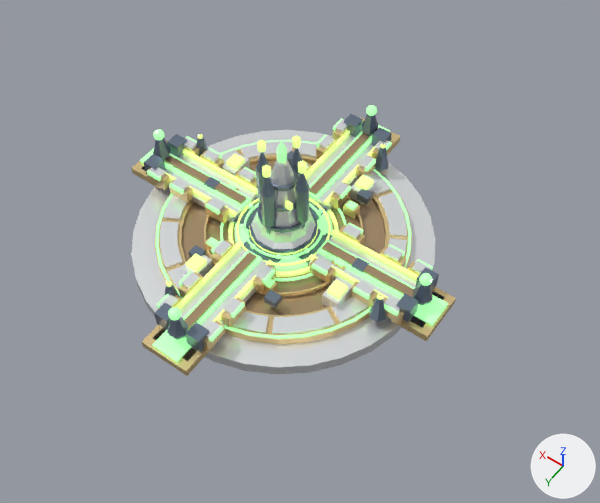
The glTF model public/assets/v53/models/base_jupiter.glb, before and after one commit.
The view is the same before and after, from a 50 mm lens placed at (-10.23, 13.42, 20.77), pointed at (-1.41, 1.08, 1.39). The axes (+X, +Y, +Z) are drawn at lower right. The lights are the same throughout. The older version comes first. Where no turn or scale is listed for an object, it has been applied to the vertices. Vertices at exactly the same position are counted once.

The older version as bpy lines, for what is in view:
```python
ob_material_brass = bpy.data.objects.new('MATERIAL_brass', me_material_brass)
ob_material_brass.location = (0.0, 0.0, 0.0)
ob_material_gold = bpy.data.objects.new('MATERIAL_gold', me_material_gold)
ob_material_gold.location = (0.0, 0.0, 0.0)
ob_material_green = bpy.data.objects.new('MATERIAL_green', me_material_green)
ob_material_green.location = (0.0, 0.0, 0.0)
ob_material_gunmetal = bpy.data.objects.new('MATERIAL_gunmetal', me_material_gunmetal)
ob_material_gunmetal.location = (0.0, 0.0, 0.0)
ob_material_ivory = bpy.data.objects.new('MATERIAL_ivory', me_material_ivory)
ob_material_ivory.location = (0.0, 0.0, 0.0)
ob_material_lime = bpy.data.objects.new('MATERIAL_lime', me_material_lime)
ob_material_lime.location = (0.0, 0.0, 0.0)
```
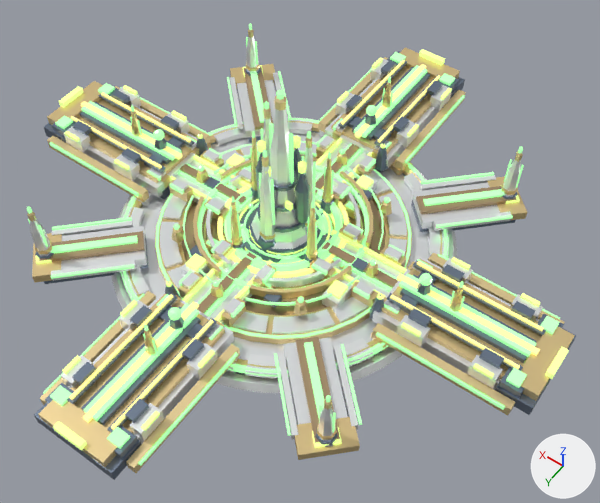
Edits to the bpy script that builds the scene:
```text
Change me_material_brass:
    remove me_material_brass.from_pydata(...)  # 100 vertices, 180 faces; spans x -4.98..4.98, y -4.98..4.98, z -0.09..0.73
    add me_material_brass.from_pydata(...)  # 132 vertices, 228 faces; spans x -5.55..5.55, y -5.55..5.55, z -0.09..0.75
    me_material_brass part 1
    16 vertices are added at x -5.55..5.55, y -5.55..5.55, z 0.62
    16 new vertices lie (0.0, 0.0, 0.13) away from vertices in x -5.55..5.55, y -5.55..5.55, z 0.62
    48 new faces join them
Remove ob_material_gunmetal:
    ob_material_gunmetal = bpy.data.objects.new('MATERIAL_gunmetal', me_material_gunmetal)
Remove ob_material_ivory:
    ob_material_ivory = bpy.data.objects.new('MATERIAL_ivory', me_material_ivory)
Remove ob_material_gold:
    ob_material_gold = bpy.data.objects.new('MATERIAL_gold', me_material_gold)
Remove ob_material_green:
    ob_material_green = bpy.data.objects.new('MATERIAL_green', me_material_green)
Remove ob_material_lime:
    ob_material_lime = bpy.data.objects.new('MATERIAL_lime', me_material_lime)
Add ob_lod_golden_08:
    ob_lod_golden_08 = bpy.data.objects.new('LOD_golden_08', me_lod_golden_08)  # 396 vertices, 744 faces; spans x -8.6..8.6, y -8.6..8.6, z 0.5..1.2; in mat_golden (yellow #fff295, glowing yellow #ddd180)
    ob_lod_golden_08.location = (0.0, 0.0, 0.0)
Add ob_lod_warm_gold_07:
    ob_lod_warm_gold_07 = bpy.data.objects.new('LOD_warm_gold_07', me_lod_warm_gold_07)  # 288 vertices, 480 faces; spans x -8.8..8.8, y -8.8..8.8, z 0.3..5.9; in mat_warm_gold (beige #fce3a8)
    ob_lod_warm_gold_07.location = (0.0, 0.0, 0.0)
Add ob_lod_white_06:
    ob_lod_white_06 = bpy.data.objects.new('LOD_white_06', me_lod_white_06)  # 968 vertices, 1792 faces; spans x -8.8..8.8, y -8.8..8.8, z -0.4..5.7; in mat_white (white #fbfcfe)
    ob_lod_white_06.location = (0.0, 0.0, 0.0)
Add ob_lod_lime_05:
    ob_lod_lime_05 = bpy.data.objects.new('LOD_lime_05', me_lod_lime_05)  # 948 vertices, 1688 faces; spans x -9.3..9.3, y -9.3..9.3, z 0.2..3.9; in mat_lime (green #e0ff93, glowing green #c2dd7e)
    ob_lod_lime_05.location = (0.0, 0.0, 0.0)
Add ob_lod_green_04:
    ob_lod_green_04 = bpy.data.objects.new('LOD_green_04', me_lod_green_04)  # 3524 vertices, 6424 faces; spans x -8.7..8.7, y -8.7..8.7, z 0.1..6.1; in mat_green (green #a7ffaa, glowing green #90dd93)
    ob_lod_green_04.location = (0.0, 0.0, 0.0)
Add ob_lod_gold_02:
    ob_lod_gold_02 = bpy.data.objects.new('LOD_gold_02', me_lod_gold_02)  # 1944 vertices, 3536 faces; spans x -9.2..9.2, y -9.2..9.2, z -0.2..2.8; in mat_gold (beige #f0d59a)
    ob_lod_gold_02.location = (0.0, 0.0, 0.0)
Add ob_lod_ivory_01:
    ob_lod_ivory_01 = bpy.data.objects.new('LOD_ivory_01', me_lod_ivory_01)  # 889 vertices, 1514 faces; spans x -8.1..8.1, y -8.1..8.1, z -0.3..3.7; in mat_ivory (white #f5f8fa)
    ob_lod_ivory_01.location = (0.0, 0.0, 0.0)
Add ob_lod_gunmetal_00:
    ob_lod_gunmetal_00 = bpy.data.objects.new('LOD_gunmetal_00', me_lod_gunmetal_00)  # 2032 vertices, 3648 faces; spans x -9.2..9.2, y -9.2..9.2, z -0.7..3.5; in mat_gunmetal (greyish blue #78869a)
    ob_lod_gunmetal_00.location = (0.0, 0.0, 0.0)
```

Pixel boxes (x1, y1, x2, y2) of what changed, in the pictures (600 x 503 px):
'MATERIAL_ivory', deleted
    before: (131, 119, 435, 374)
'LOD_gold_02', added
    after: (32, 47, 575, 467)
'LOD_ivory_01', added
    after: (61, 59, 543, 441)
'LOD_green_04', added
    after: (27, 23, 560, 466)
'LOD_white_06', added
    after: (30, 36, 539, 444)
'LOD_gunmetal_00', added
    after: (34, 51, 576, 480)
'MATERIAL_brass', reshaped (92% wider, 91% taller)
    before: (164, 133, 413, 330)
    after: (39, 66, 517, 443)
'LOD_warm_gold_07', added
    after: (27, 29, 565, 473)
'MATERIAL_gunmetal', deleted
    before: (141, 114, 445, 361)
'MATERIAL_green', deleted
    before: (140, 105, 448, 362)
'MATERIAL_gold', deleted
    before: (132, 117, 456, 376)
'LOD_golden_08', added
    after: (69, 60, 544, 430)
'LOD_lime_05', added
    after: (36, 49, 569, 451)
'MATERIAL_lime', deleted
    before: (166, 130, 419, 322)
part 1 of me_material_brass, added
    after: (39, 66, 517, 443)
